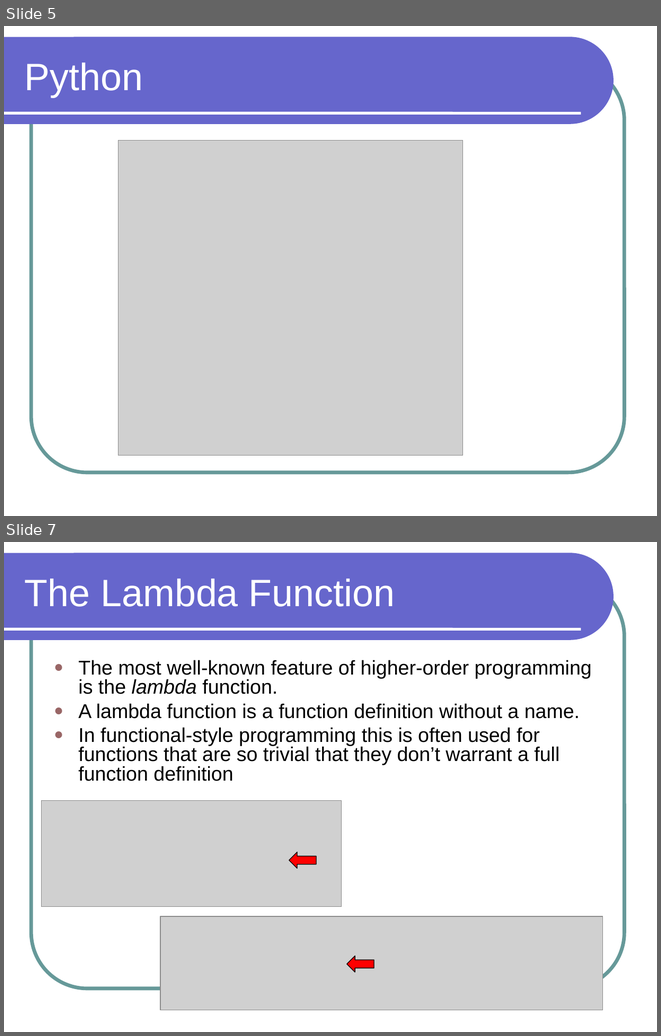
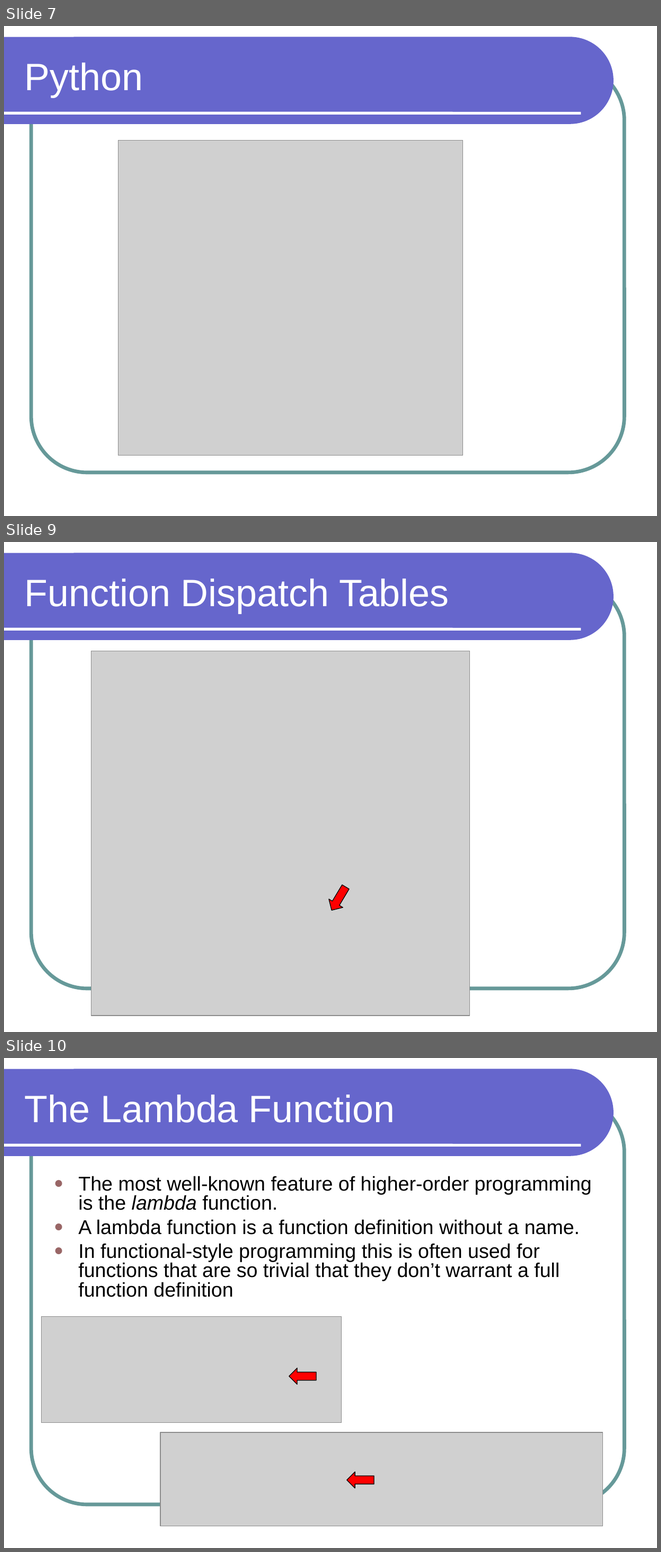
Before and after one commit to lutzhamel/CSC301, a slide deck: notes/csc301-ln014.ppt. Shown one above the other, each under a label of ours: slides 5 and 7 before the commit, slides 7, 9 and 10 after it; the slides between them are not shown. The pictures are 661x1036 and 661x1552 pixels, drawn with LibreOffice and Linux fonts; fonts in the diff are those of the drawing; grey boxes stand for pictures. Boxes give left, top, right and bottom in pixels: in the first picture for what was removed or moved away, otherwise in the second. Text is boxed around its words. In the diff, an @@ line names an element or a change of style, - is before the commit and + after.

```diff
--- a/notes/csc301-ln014.ppt
+++ b/notes/csc301-ln014.ppt
@@ slide 9 added at (4,542,657,1032), background #FFFFFF; not listed: 3 template elements that a slide beside it also shows @@
@@ title added at (25,579,449,613), 42 pt, text #FFFFFF @@
+Function Dispatch Tables
@@ picture added at (91,651,469,1015) @@
@@ down arrow added at (325,883,353,915), fill #FF0000, outline #000000 0.74 pt @@
@@ what was slide 5 is now slide 7 @@
@@ what was slide 7 is now slide 10 @@
```
Also in this commit, not shown: 3 slides changed, 3 other slides added, 1 slide removed, 6 other files.
